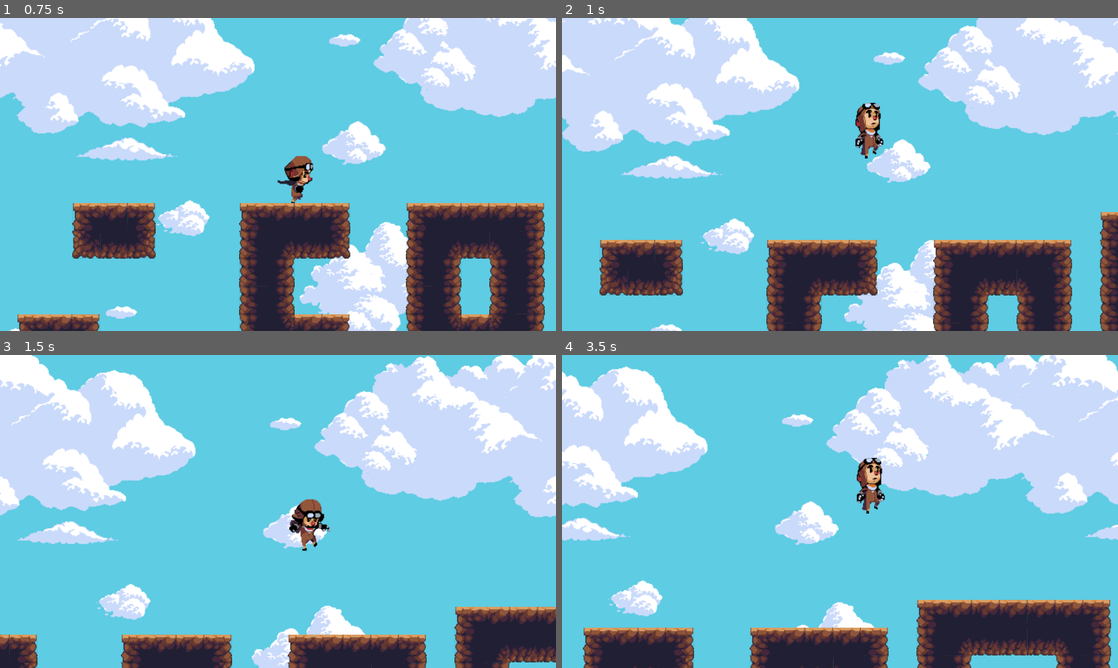
Above: before the commit, frames 1-4 (two rows, left to right).
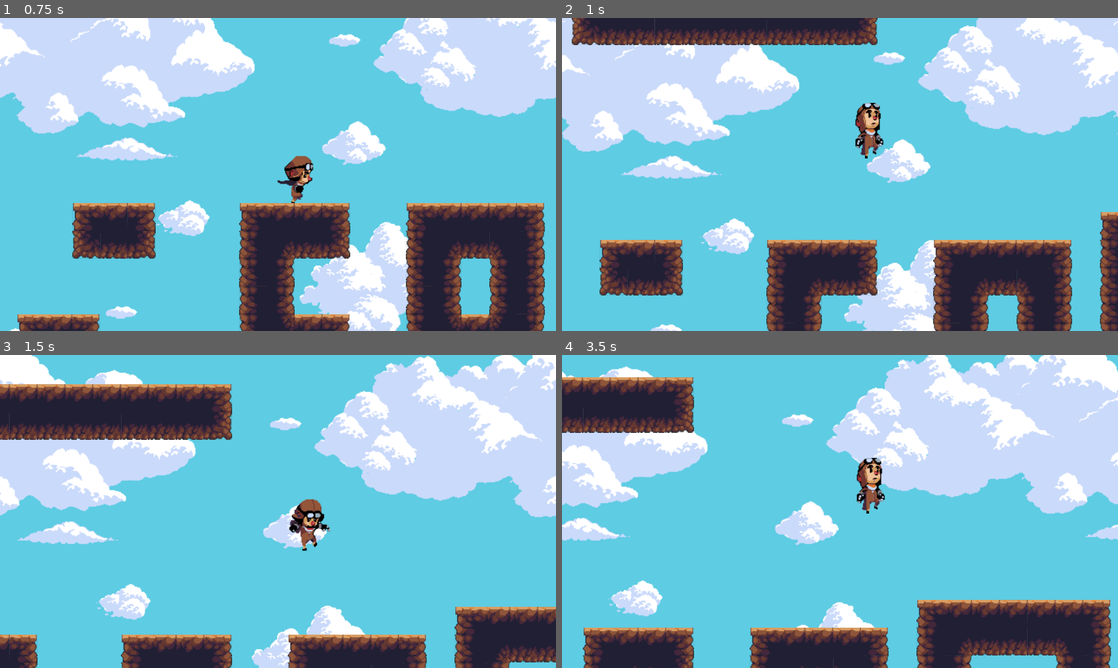
Above: after the commit, the same moments.

Repository: codekid-rgb/Zap-Star-finished
Game: Godot game, scene res://world 11.tscn
Two runs of this game, one before a commit and one after it. Both use one fixed random seed, a clock stepped at 60 frames per second and the inputs below. This scene is started directly instead of the project's main scene.
Inputs:
- Up to frame 1 (0.75 s): hold Right (ui_right) from 0.53 s (still down)
- Up to frame 2 (1 s): keep holding Right (ui_right); tap Up (ui_up) at 0.77 s
- Up to frame 3 (1.5 s): keep holding Right (ui_right)
- Up to frame 4 (3.5 s): tap Up (ui_up) at 1.52, 3.02 s; release Right (ui_right) at 2.03 s; hold Left (ui_left) 2.03-2.78 s; hold Right (ui_right) from 2.78 s (still down)

Frame 1 is identical in both runs. In frame 2, 4.7% of the frame differs, in the area x 1-57%, y 0-9%; in frame 3, 7.4%, in the area x 0-42%, y 9-28%; in frame 4, 4.2%.

Commit message:
added a high bar

Diff:
--- a/world 11.tscn
+++ b/world 11.tscn
@@ -16,7 +16,7 @@
 tile_set = ExtResource( 2 )
 cell_size = Vector2( 32, 32 )
 format = 1
-tile_data = PoolIntArray( -131034, 0, 12, -131033, 0, 18, -131032,  …(8039 unchanged characters)…
+tile_data = PoolIntArray( -524295, 0, 393216, -524294, 0, 393219, -524293, 0, 262152, -524292, 0, 18, -524291, 0, 393218, -524290, 0, 18, -524289, 0, 18, -589824, 0, 4, -589823, 0, 21, -589822, 0, 393219, -589821, 0, 393221, -458759, 0, 196610, -458758, 0, 196625, -458757, 0, 327681, -458756, 0, 196611, -458755, 0, 327680, -458754, 0, 458756, -458753, 0, 196611, -524288, 0, 196624, -524287, 0, 196622, -524286, 0, 458753, -524285, 0, 327691, -131034, 0, 12, -131033, 0, 18, -131032,  …(8039 unchanged characters)…
 
 [node name="Player" parent="." instance=ExtResource( 3 )]
 position = Vector2( 60, -34 )
